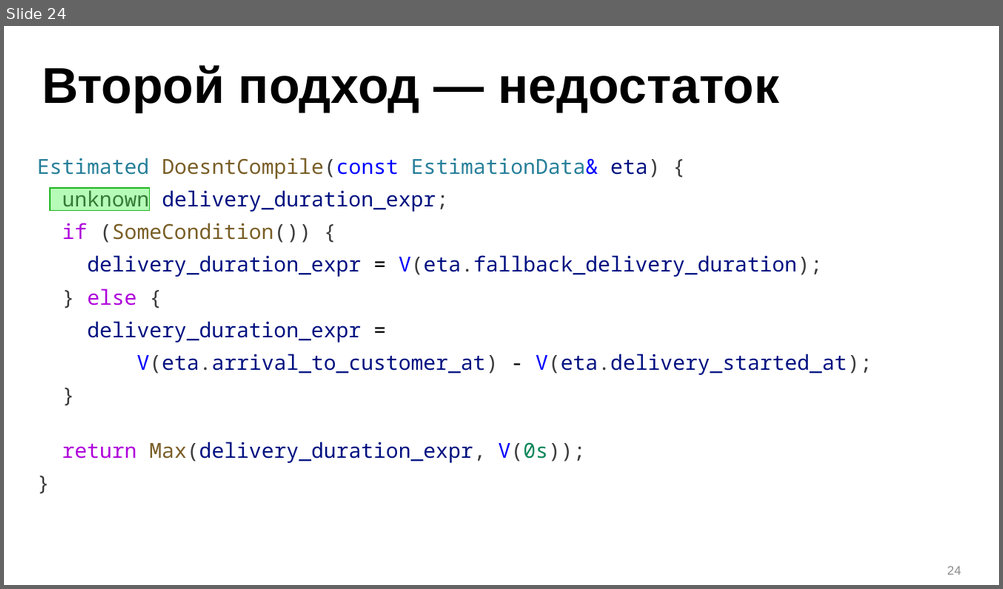
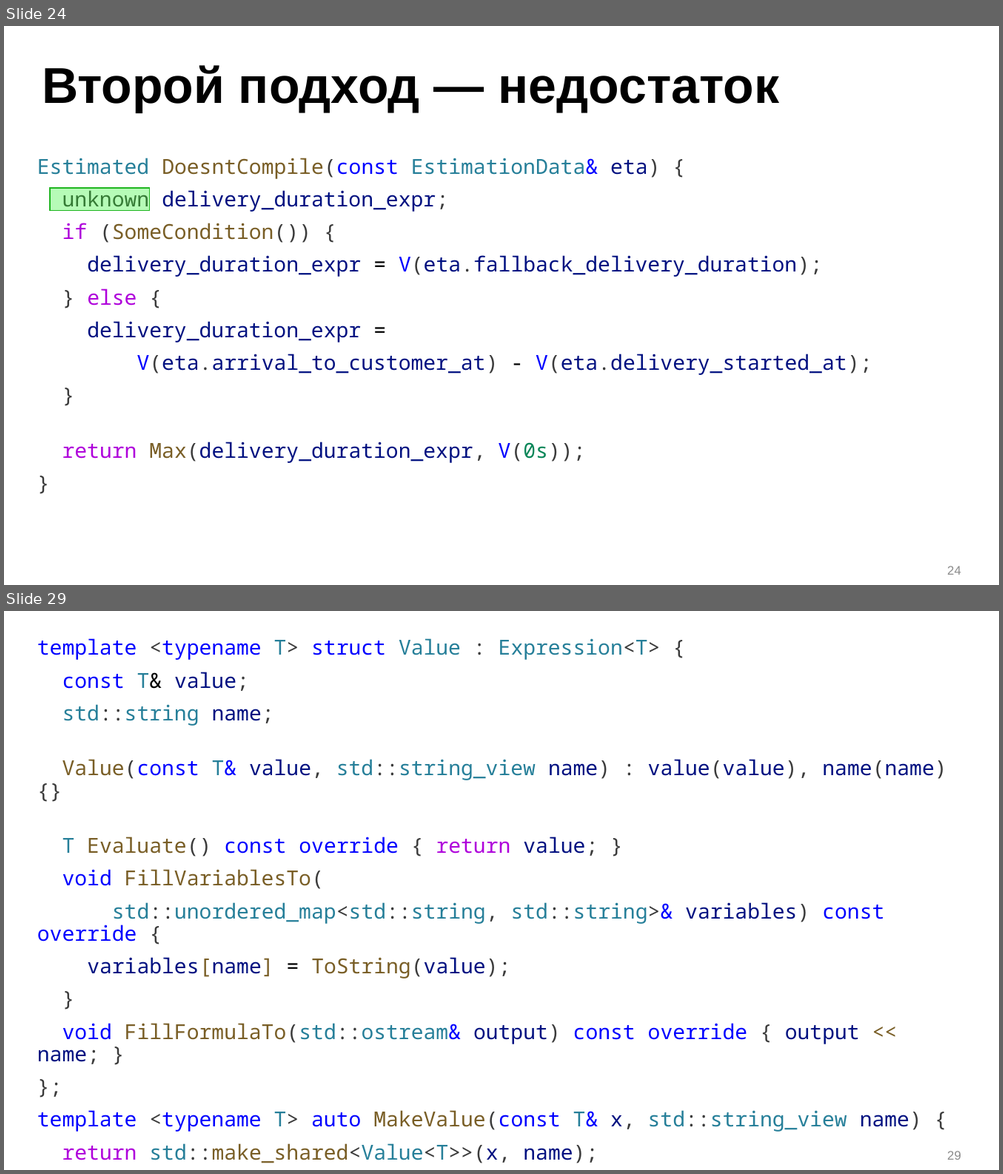
Before and after one commit to ishfb/zcc23, a slide deck: slides_new.pptx. Shown one above the other, each under a label of ours: slide 24 before the commit, slides 24 and 29 after it; the slides between them are not shown. The pictures are 1003x589 and 1003x1174 pixels, drawn with LibreOffice and Linux fonts; fonts in the diff are those of the drawing. Boxes give left, top, right and bottom in pixels: in the first picture for what was removed or moved away, otherwise in the second. Text is boxed around its words. In the diff, an @@ line names an element or a change of style, - is before the commit and + after.

```diff
--- a/slides_new.pptx
+++ b/slides_new.pptx
@@ slide 29 added at box(4, 611, 999, 1170), background #FFFFFF @@
@@ text added at box(37, 638, 946, 1164), 20 pt, text #267F99 @@
+template <typename T> struct Value : Expression<T> {
+const T& value;
+std::string name;
+Value(const T& value, std::string_view name) : value(value), name(name) {}
+T Evaluate() const override { return value; }
+void FillVariablesTo(
+std::unordered_map<std::string, std::string>& variables) const override {
+variables[name] = ToString(value);
+}
+void FillFormulaTo(std::ostream& output) const override { output << name; }
+};
+template <typename T> auto MakeValue(const T& x, std::string_view name) {
+return std::make_shared<Value<T>>(x, name);
+}
@@ page number added at box(947, 1151, 961, 1160), 12 pt, text #8C8C8C @@
+29
```
Also in this commit, not shown: 8 other slides added, 1 other file.
